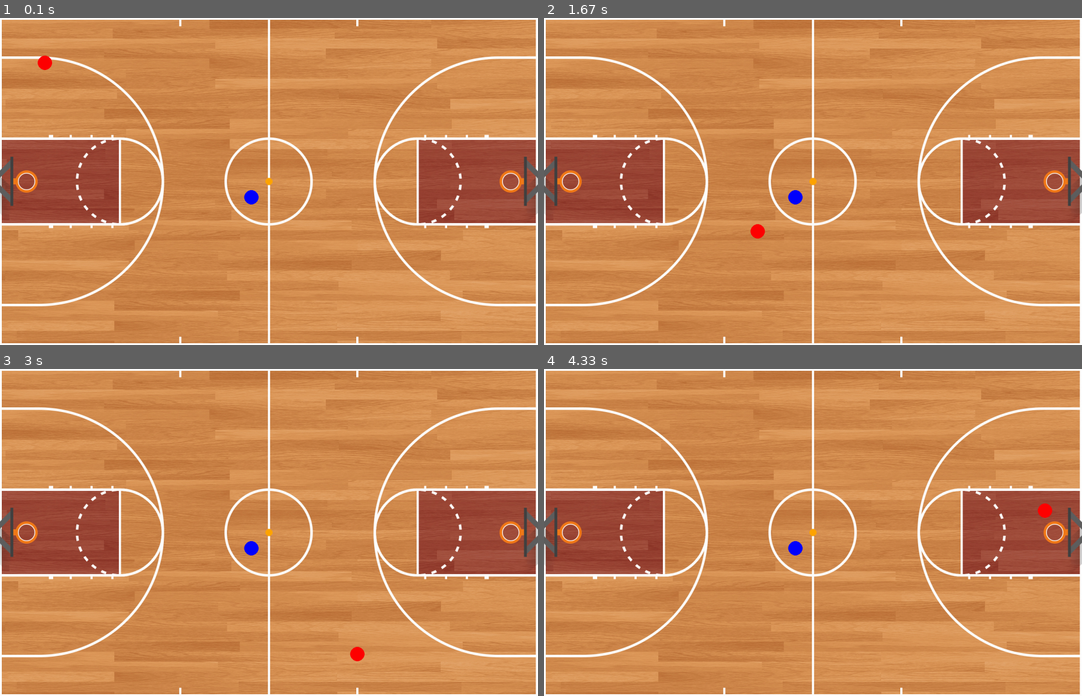
Above: before the commit, frames 1-4 (two rows, left to right).
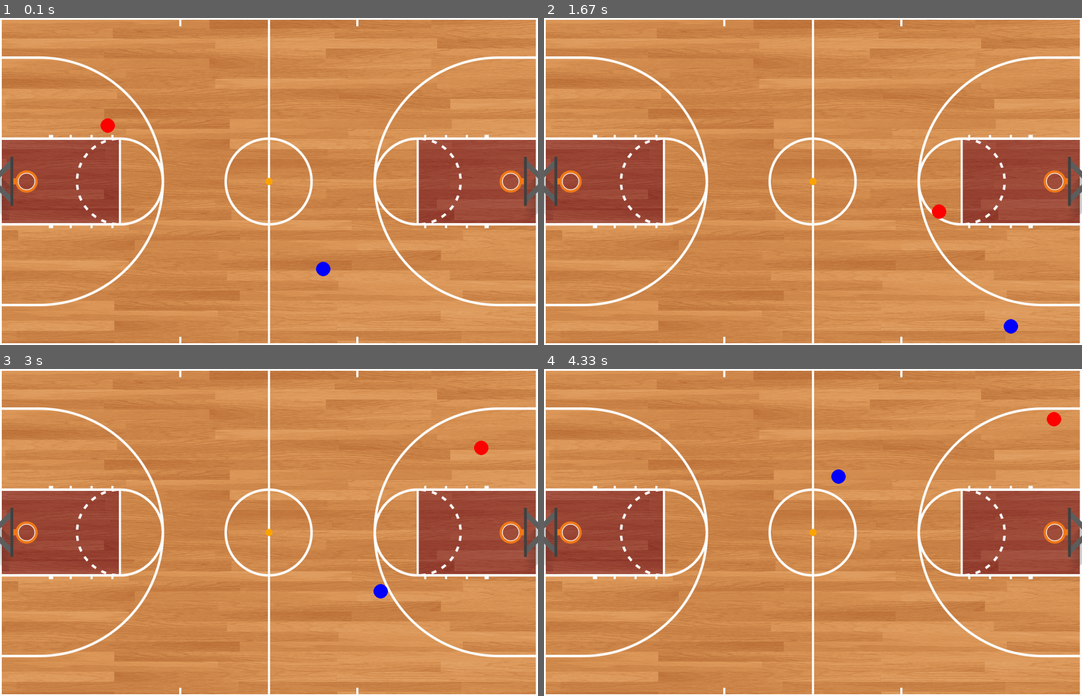
Above: after the commit, the same moments.

Repository: rishibasu/hackathon_bball
Game: pygame game, started from game.py
The game is run twice, just before and just after one commit, with the same random seed, the same clock (stepped at 60 frames per second) and the same inputs.
Inputs:
- Up to frame 1 (0.1 s): no input
- Up to frame 2 (1.67 s): no input
- Up to frame 3 (3 s): no input
- Up to frame 4 (4.33 s): no input

The runs differ from the first frame. In frame 1, 0.4% of the frame differs, in the area x 7-62%, y 11-79%; in frame 2, 0.4%; in frame 3, 0.4%; in frame 4, 0.4%.

Commit message:
Update game.py

Diff:
--- a/game.py
+++ b/game.py
@@ -53,6 +53,7 @@
             self.speed_y *= -1
 
 
+
 # Create class for the players
 class player:
     def __init__(self, x, y, speed, color):
@@ -75,18 +76,33 @@
         self.y += self.speed_y
 
         # Check for collision with walls
-        if self.x < self.radius or self.x > WIDTH - self.radius:
+        if self.x < self.radius*2 or self.x > WIDTH - self.radius - 5:
             self.speed_x *= -1
-        if self.y < self.radius or self.y > HEIGHT - self.radius:
+        if self.y < self.radius*2 or self.y > HEIGHT - self.radius - 5:
             self.speed_y *= -1
+
+    def decide_turnover(self, player):
+        if random.choice([1,2]) == 1:
+            ball.carrier = self
+        else:
+            ball.carrier = player
+           # carrying_ball(player, ball)
+        ball.carried = True
 
     def carrying_ball(self, ball):
         dist = ((self.x - ball.x)**2 + (self.y - ball.y)**2)**0.5
 
         if dist < self.radius + ball.radius:
-#            print("TOUCHED")
-            ball.speed_x = self.speed_x
-            ball.speed_y = self.speed_y
+            if ball.carried == False or ball.carrier == self:
+                ball.carried = True
+                ball.carrier = self
+                ball.speed_x = self.speed_x
+                ball.speed_y = self.speed_y
+                ball.x = self.x
+                ball.y = self.y
+            else:
+                decide_turnover(self, ball.carrier)
+
 
 """
     def check_collision(self, other_ball):
@@ -119,10 +135,10 @@
 
 
 # Create the balls
-red_player = player(100, 100, 5, RED)
-blue_player = player(700, 500, 10, BLUE)
+red_player = player(100, 100, 40, RED)
+blue_player = player(700, 500, 40, BLUE)
 
-# perhaps the ball should be different
+#perhaps the ball should be different
 orange_ball = ball()
 
 # Set up game loop
@@ -138,13 +154,14 @@
 
     # Move the balls
     red_player.move()
-    #blue_player.move()
+    blue_player.move()
     orange_ball.move()
 
     # Check for collisions between balls
     #red_ball.check_collision(blue_ball)
     #blue_ball.check_collision(red_ball)
     red_player.carrying_ball(orange_ball)
+    blue_player.carrying_ball(orange_ball)
 
     # If the orange ball is being carried, move it with the carrying ball
     if hasattr(red_player, 'orange_carried') and red_player.orange_carried:
@@ -155,7 +172,7 @@
         orange_ball.y = blue_ball.y
 
     # Draw the background and the balls
-    # WIN.fill(background_image)
+    #WIN.fill(background_image)
     WIN.blit(background_image, (0, 0))
     red_player.draw()
     blue_player.draw()
